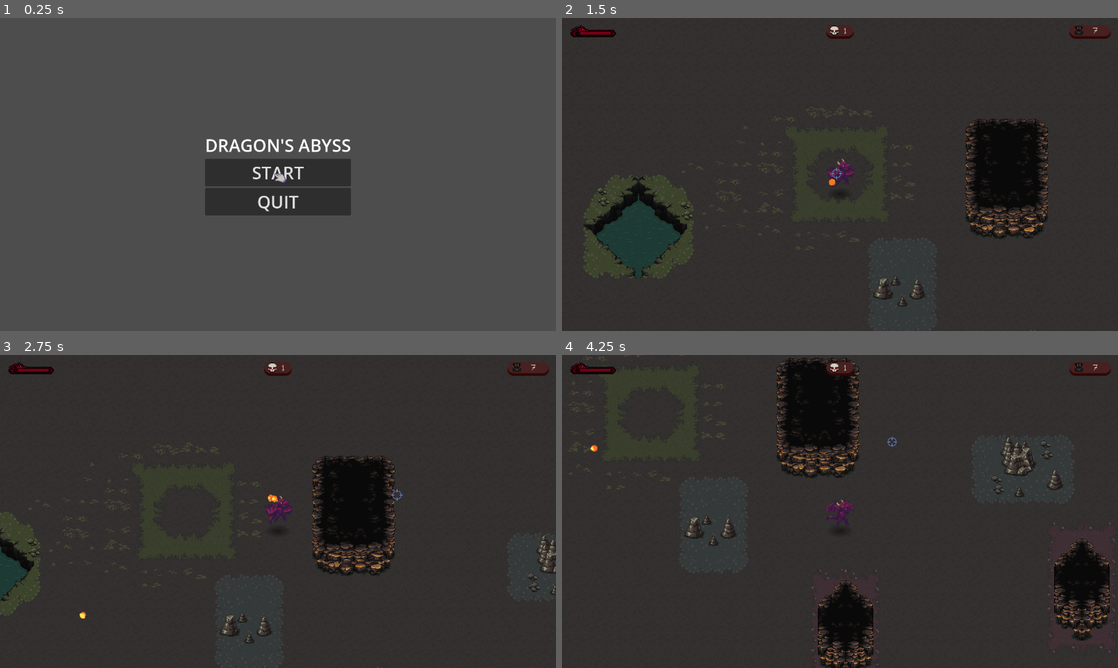
Above: before the commit, frames 1-4 (two rows, left to right).
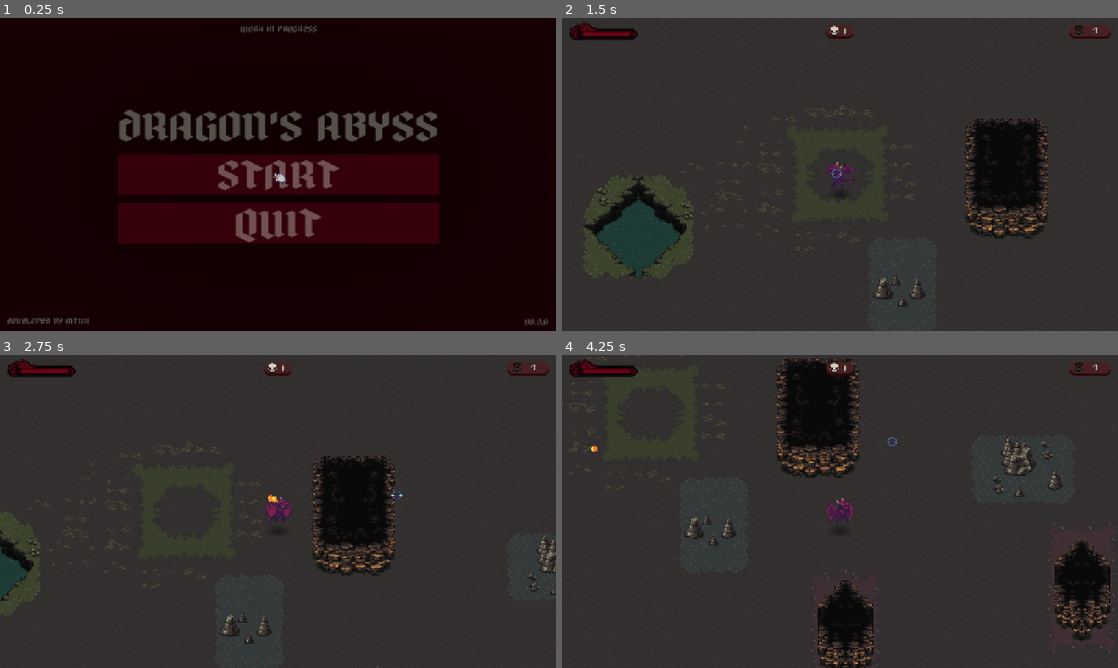
Above: after the commit, the same moments.

Repository: hgomezm92/dragons-abyss
Game: Godot game, scene res://scenes/ui/menu.tscn
The game is run twice, just before and just after one commit, with the same random seed, the same clock (stepped at 60 frames per second) and the same inputs.
Inputs (mouse positions are in pixels of both pictures, inside the frame that each line leads up to):
- Up to frame 1 (0.25 s): no input
- Up to frame 2 (1.5 s): click "START" at 0.5 s; click (840, 174) at 1.25 s, where only the run after the commit has a clickable "START"
- Up to frame 3 (2.75 s): move the mouse to (400, 495) at 2.02 s; hold D (move_right) from 2.03 s (still down); hold Space (shoot) from 2.03 s (still down); click (400, 495) at 2.17 s
- Up to frame 4 (4.25 s): move the mouse to (728, 527) at 2.77 s; release D (move_right) at 2.78 s; release Space (shoot) at 2.78 s; hold S (move_down) 2.78-3.53 s; tap Space (shoot) at 2.85 s; move the mouse to (895, 442) at 3.52 s; hold D (move_right) from 3.53 s (still down); hold Space (shoot) from 3.53 s (still down)

The runs differ from the first frame. In frame 1, 97% of the frame differs, in the area x 0-100%, y 0-100%; in frame 2, 1.3%; in frame 3, 1.4%; in frame 4, 1.9%.

Commit message:
Update menu designs

Diff:
--- a/project.godot
+++ b/project.godot
@@ -18,6 +18,7 @@
 
 window/size/viewport_width=1280
 window/size/viewport_height=720
+window/stretch/mode="canvas_items"
 
 [input]
 
--- a/scenes/ui/end_screen.tscn
+++ b/scenes/ui/end_screen.tscn
@@ -1,35 +1,64 @@
-[gd_scene load_steps=2 format=3 uid="uid://das7w6reo7w1e"]
+[gd_scene load_steps=9 format=3 uid="uid://das7w6reo7w1e"]
 
 [ext_resource type="Script" uid="uid://cicdnfnb5wkbm" path="res://scripts/ui/end_screen.gd" id="1_4ttpn"]
+[ext_resource type="Texture2D" uid="uid://by61cenmqvghj" path="res://themes/panel_menu.tres" id="2_h1n6l"]
+[ext_resource type="Theme" uid="uid://ytwaaicmtvpu" path="res://themes/fonts/fonts.tres" id="2_wgyui"]
+[ext_resource type="Theme" uid="uid://csg3kd0k6v0uk" path="res://themes/buttons/button.tres" id="3_53v5j"]
+[ext_resource type="StyleBox" uid="uid://cx1y1c5niktmr" path="res://themes/buttons/normal.tres" id="4_eok5x"]
+[ext_resource type="StyleBox" uid="uid://cd1ecq0wuooqr" path="res://themes/buttons/pressed.tres" id="5_h1n6l"]
+[ext_resource type="StyleBox" uid="uid://ceo5y8hndrelp" path="res://themes/buttons/hover.tres" id="6_w8f1j"]
+[ext_resource type="StyleBox" uid="uid://ds0rybawj1ohp" path="res://themes/buttons/focus.tres" id="7_0bhhc"]
 
 [node name="EndScreen" type="CanvasLayer"]
 process_mode = 3
 script = ExtResource("1_4ttpn")
 
-[node name="CenterContainer" type="CenterContainer" parent="."]
+[node name="Panel" type="TextureRect" parent="."]
+self_modulate = Color(1, 1, 1, 0.5)
 anchors_preset = 15
 anchor_right = 1.0
 anchor_bottom = 1.0
 grow_horizontal = 2
 grow_vertical = 2
+texture = ExtResource("2_h1n6l")
 
-[node name="VBoxContainer" type="VBoxContainer" parent="CenterContainer"]
+[node name="VBoxContainer" type="VBoxContainer" parent="Panel"]
+layout_mode = 1
+anchors_preset = 8
+anchor_left = 0.5
+anchor_top = 0.5
+anchor_right = 0.5
+anchor_bottom = 0.5
+offset_left = -260.0
+offset_top = -158.0
+offset_right = 260.0
+offset_bottom = 158.0
+grow_horizontal = 2
+grow_vertical = 2
+theme_override_constants/separation = 20
+
+[node name="Label" type="Label" parent="Panel/VBoxContainer"]
 layout_mode = 2
-
-[node name="Label" type="Label" parent="CenterContainer/VBoxContainer"]
-layout_mode = 2
-theme_override_font_sizes/font_size = 40
+theme = ExtResource("2_wgyui")
 text = "GAME OVER"
 
-[node name="Restart" type="Button" parent="CenterContainer/VBoxContainer"]
+[node name="Restart" type="Button" parent="Panel/VBoxContainer"]
 layout_mode = 2
-theme_override_font_sizes/font_size = 40
+theme = ExtResource("3_53v5j")
+theme_override_styles/normal = ExtResource("4_eok5x")
+theme_override_styles/pressed = ExtResource("5_h1n6l")
+theme_override_styles/hover = ExtResource("6_w8f1j")
+theme_override_styles/focus = ExtResource("7_0bhhc")
 text = "RESTART"
 
-[node name="Menu" type="Button" parent="CenterContainer/VBoxContainer"]
+[node name="Menu" type="Button" parent="Panel/VBoxContainer"]
 layout_mode = 2
-theme_override_font_sizes/font_size = 40
+theme = ExtResource("3_53v5j")
+theme_override_styles/normal = ExtResource("4_eok5x")
+theme_override_styles/pressed = ExtResource("5_h1n6l")
+theme_override_styles/hover = ExtResource("6_w8f1j")
+theme_override_styles/focus = ExtResource("7_0bhhc")
 text = "MENU"
 
-[connection signal="pressed" from="CenterContainer/VBoxContainer/Restart" to="." method="_on_restart_pressed"]
-[connection signal="pressed" from="CenterContainer/VBoxContainer/Menu" to="." method="_on_menu_pressed"]
+[connection signal="pressed" from="Panel/VBoxContainer/Restart" to="." method="_on_restart_pressed"]
+[connection signal="pressed" from="Panel/VBoxContainer/Menu" to="." method="_on_menu_pressed"]
--- a/scenes/ui/hud.tscn
+++ b/scenes/ui/hud.tscn
@@ -3,7 +3,7 @@
 [ext_resource type="Texture2D" uid="uid://lt81gqg73cf7" path="res://assets/animations/ui/dragonhpbar.png" id="1_ahhtf"]
 [ext_resource type="Script" uid="uid://c4i1j57up62w0" path="res://scripts/ui/hud.gd" id="1_oo0fn"]
 [ext_resource type="Texture2D" uid="uid://oy7f7cxypq6q" path="res://assets/sprites/FreeHorrorUi.png" id="3_bo48s"]
-[ext_resource type="FontFile" uid="uid://c1s37wbiww22t" path="res://assets/fonts/Mork Dungeon.ttf" id="4_8qguk"]
+[ext_resource type="Theme" uid="uid://ytwaaicmtvpu" path="res://themes/fonts/fonts.tres" id="4_136eg"]
 
 [sub_resource type="AtlasTexture" id="AtlasTexture_oo0fn"]
 atlas = ExtResource("1_ahhtf")
@@ -94,8 +94,9 @@
 offset_right = 40.0
 offset_bottom = 40.0
 
-[node name="AnimatedSprite2D" type="AnimatedSprite2D" parent="Control"]
-position = Vector2(72, 32)
+[node name="HealthBar" type="AnimatedSprite2D" parent="Control"]
+position = Vector2(96.00001, 32)
+scale = Vector2(1.5, 1.5)
 sprite_frames = SubResource("SpriteFrames_mphia")
 
 [node name="EnemiesLeftBackground" type="Sprite2D" parent="Control"]
@@ -114,8 +115,7 @@
 offset_top = 3.0
 offset_right = 672.0
 offset_bottom = 58.0
-theme_override_colors/font_color = Color(0.84313726, 0.8156863, 0.7529412, 1)
-theme_override_fonts/font = ExtResource("4_8qguk")
+theme = ExtResource("4_136eg")
 theme_override_font_sizes/font_size = 16
 horizontal_alignment = 1
 vertical_alignment = 1
@@ -136,8 +136,8 @@
 offset_top = 18.0
 offset_right = 1248.0
 offset_bottom = 41.0
-theme_override_colors/font_color = Color(0.84313726, 0.8156863, 0.7529412, 1)
-theme_override_fonts/font = ExtResource("4_8qguk")
+theme = ExtResource("4_136eg")
+theme_override_font_sizes/font_size = 16
 horizontal_alignment = 1
 vertical_alignment = 1
 autowrap_mode = 2
--- a/scenes/ui/menu.tscn
+++ b/scenes/ui/menu.tscn
@@ -1,40 +1,126 @@
-[gd_scene load_steps=4 format=3 uid="uid://duu6ce53aitov"]
+[gd_scene load_steps=12 format=3 uid="uid://duu6ce53aitov"]
 
 [ext_resource type="Script" uid="uid://dfmenro3a67pm" path="res://scripts/ui/menu.gd" id="1_wedc3"]
 [ext_resource type="PackedScene" uid="uid://mqy6u8kyumo6" path="res://scenes/main/main.tscn" id="2_c2n5p"]
+[ext_resource type="Texture2D" uid="uid://by61cenmqvghj" path="res://themes/panel_menu.tres" id="3_288ov"]
 [ext_resource type="PackedScene" uid="uid://b6ajjw14dik3m" path="res://scenes/ui/cursor.tscn" id="3_c2n5p"]
+[ext_resource type="Theme" uid="uid://ytwaaicmtvpu" path="res://themes/fonts/fonts.tres" id="3_w6y0u"]
+[ext_resource type="Theme" uid="uid://csg3kd0k6v0uk" path="res://themes/buttons/button.tres" id="4_cx0sj"]
+[ext_resource type="StyleBox" uid="uid://cx1y1c5niktmr" path="res://themes/buttons/normal.tres" id="5_1pxh0"]
+[ext_resource type="StyleBox" uid="uid://cd1ecq0wuooqr" path="res://themes/buttons/pressed.tres" id="6_e11en"]
+[ext_resource type="StyleBox" uid="uid://ceo5y8hndrelp" path="res://themes/buttons/hover.tres" id="7_288ov"]
+[ext_resource type="StyleBox" uid="uid://ds0rybawj1ohp" path="res://themes/buttons/focus.tres" id="8_e11en"]
+
+[sub_resource type="StyleBoxFlat" id="StyleBoxFlat_288ov"]
+bg_color = Color(0, 0, 0, 1)
 
 [node name="Menu" type="CanvasLayer"]
 script = ExtResource("1_wedc3")
 _main = ExtResource("2_c2n5p")
 
-[node name="CenterContainer" type="CenterContainer" parent="."]
+[node name="Background" type="Panel" parent="."]
 anchors_preset = 15
 anchor_right = 1.0
 anchor_bottom = 1.0
 grow_horizontal = 2
 grow_vertical = 2
+theme_override_styles/panel = SubResource("StyleBoxFlat_288ov")
 
-[node name="VBoxContainer" type="VBoxContainer" parent="CenterContainer"]
-layout_mode = 2
+[node name="Panel" type="TextureRect" parent="."]
+anchors_preset = 15
+anchor_right = 1.0
+anchor_bottom = 1.0
+grow_horizontal = 2
+grow_vertical = 2
+texture = ExtResource("3_288ov")
+
+[node name="VBoxContainer" type="VBoxContainer" parent="Panel"]
+layout_mode = 1
+anchors_preset = 8
+anchor_left = 0.5
+anchor_top = 0.5
+anchor_right = 0.5
+anchor_bottom = 0.5
+offset_left = -369.5
+offset_top = -158.0
+offset_right = 369.5
+offset_bottom = 158.0
+grow_horizontal = 2
+grow_vertical = 2
+theme_override_constants/separation = 20
 alignment = 1
 
-[node name="Label" type="Label" parent="CenterContainer/VBoxContainer"]
+[node name="Label" type="Label" parent="Panel/VBoxContainer"]
 layout_mode = 2
-theme_override_font_sizes/font_size = 40
+theme = ExtResource("3_w6y0u")
 text = "DRAGON'S ABYSS"
 
-[node name="Start" type="Button" parent="CenterContainer/VBoxContainer"]
+[node name="Start" type="Button" parent="Panel/VBoxContainer"]
 layout_mode = 2
-theme_override_font_sizes/font_size = 40
+theme = ExtResource("4_cx0sj")
+theme_override_styles/normal = ExtResource("5_1pxh0")
+theme_override_styles/pressed = ExtResource("6_e11en")
+theme_override_styles/hover = ExtResource("7_288ov")
+theme_override_styles/focus = ExtResource("8_e11en")
 text = "START"
 
-[node name="Quit" type="Button" parent="CenterContainer/VBoxContainer"]
+[node name="Quit" type="Button" parent="Panel/VBoxContainer"]
 layout_mode = 2
-theme_override_font_sizes/font_size = 40
+theme = ExtResource("4_cx0sj")
+theme_override_styles/normal = ExtResource("5_1pxh0")
+theme_override_styles/pressed = ExtResource("6_e11en")
+theme_override_styles/hover = ExtResource("7_288ov")
+theme_override_styles/focus = ExtResource("8_e11en")
 text = "QUIT"
+
+[node name="Version" type="Label" parent="Panel"]
+layout_mode = 1
+anchors_preset = -1
+anchor_left = 1.0
+anchor_top = 1.0
+anchor_right = 1.0
+anchor_bottom = 1.0
+offset_left = -72.0
+offset_top = -32.0
+offset_right = -18.0
+offset_bottom = -9.0
+grow_horizontal = 0
+grow_vertical = 0
+theme = ExtResource("3_w6y0u")
+theme_override_font_sizes/font_size = 16
+text = "v0.0.8"
+horizontal_alignment = 1
+vertical_alignment = 1
+
+[node name="Developer" type="Label" parent="Panel"]
+layout_mode = 1
+anchors_preset = -1
+anchor_top = 1.0
+anchor_bottom = 1.0
+offset_left = 16.0
+offset_top = -32.0
+offset_right = 205.0
+offset_bottom = -9.0
+grow_vertical = 0
+theme = ExtResource("3_w6y0u")
+theme_override_font_sizes/font_size = 16
+text = "Developed by Aituk"
+
+[node name="InProgress" type="Label" parent="Panel"]
+layout_mode = 1
+anchors_preset = -1
+anchor_left = 0.5
+anchor_right = 0.5
+offset_left = -88.0
+offset_top = 16.0
+offset_right = 90.0
+offset_bottom = 35.0
+grow_horizontal = 2
+theme = ExtResource("3_w6y0u")
+theme_override_font_sizes/font_size = 16
+text = "WORK IN PROGRESS"
 
 [node name="Cursor" parent="." instance=ExtResource("3_c2n5p")]
 
-[connection signal="pressed" from="CenterContainer/VBoxContainer/Start" to="." method="_on_start_pressed"]
-[connection signal="pressed" from="CenterContainer/VBoxContainer/Quit" to="." method="_on_quit_pressed"]
+[connection signal="pressed" from="Panel/VBoxContainer/Start" to="." method="_on_start_pressed"]
+[connection signal="pressed" from="Panel/VBoxContainer/Quit" to="." method="_on_quit_pressed"]
--- a/scenes/ui/pause_menu.tscn
+++ b/scenes/ui/pause_menu.tscn
@@ -1,42 +1,76 @@
-[gd_scene load_steps=2 format=3 uid="uid://cw6vq5coxkkih"]
+[gd_scene load_steps=9 format=3 uid="uid://cw6vq5coxkkih"]
 
 [ext_resource type="Script" uid="uid://c4iguackufrim" path="res://scripts/ui/pause_menu.gd" id="1_6tw0m"]
+[ext_resource type="Theme" uid="uid://ytwaaicmtvpu" path="res://themes/fonts/fonts.tres" id="2_0lmf7"]
+[ext_resource type="Texture2D" uid="uid://by61cenmqvghj" path="res://themes/panel_menu.tres" id="2_2rlsb"]
+[ext_resource type="Theme" uid="uid://csg3kd0k6v0uk" path="res://themes/buttons/button.tres" id="3_f6eus"]
+[ext_resource type="StyleBox" uid="uid://cx1y1c5niktmr" path="res://themes/buttons/normal.tres" id="4_8fwbo"]
+[ext_resource type="StyleBox" uid="uid://cd1ecq0wuooqr" path="res://themes/buttons/pressed.tres" id="5_2rlsb"]
+[ext_resource type="StyleBox" uid="uid://ceo5y8hndrelp" path="res://themes/buttons/hover.tres" id="6_coo1x"]
+[ext_resource type="StyleBox" uid="uid://ds0rybawj1ohp" path="res://themes/buttons/focus.tres" id="7_2jkta"]
 
 [node name="PauseMenu" type="CanvasLayer"]
 process_mode = 3
 script = ExtResource("1_6tw0m")
 
-[node name="CenterContainer" type="CenterContainer" parent="."]
-anchors_preset = 13
-anchor_left = 0.5
-anchor_right = 0.5
+[node name="Panel" type="TextureRect" parent="."]
+self_modulate = Color(1, 1, 1, 0.5)
+anchors_preset = 15
+anchor_right = 1.0
 anchor_bottom = 1.0
-offset_left = -4.0
-offset_right = 4.0
 grow_horizontal = 2
 grow_vertical = 2
+texture = ExtResource("2_2rlsb")
 
-[node name="VBoxContainer" type="VBoxContainer" parent="CenterContainer"]
+[node name="VBoxContainer" type="VBoxContainer" parent="Panel"]
+layout_mode = 1
+anchors_preset = 8
+anchor_left = 0.5
+anchor_top = 0.5
+anchor_right = 0.5
+anchor_bottom = 0.5
+offset_left = -201.0
+offset_top = -214.0
+offset_right = 201.0
+offset_bottom = 214.0
+grow_horizontal = 2
+grow_vertical = 2
+theme_override_constants/separation = 20
+
+[node name="Text" type="Label" parent="Panel/VBoxContainer"]
 layout_mode = 2
-
-[node name="Text" type="Label" parent="CenterContainer/VBoxContainer"]
-layout_mode = 2
+theme = ExtResource("2_0lmf7")
 text = "PAUSE"
 horizontal_alignment = 1
 vertical_alignment = 1
 
-[node name="Resume" type="Button" parent="CenterContainer/VBoxContainer"]
+[node name="Resume" type="Button" parent="Panel/VBoxContainer"]
 layout_mode = 2
+theme = ExtResource("3_f6eus")
+theme_override_styles/normal = ExtResource("4_8fwbo")
+theme_override_styles/pressed = ExtResource("5_2rlsb")
+theme_override_styles/hover = ExtResource("6_coo1x")
+theme_override_styles/focus = ExtResource("7_2jkta")
 text = "RESUME"
 
-[node name="Restart" type="Button" parent="CenterContainer/VBoxContainer"]
+[node name="Restart" type="Button" parent="Panel/VBoxContainer"]
 layout_mode = 2
+theme = ExtResource("3_f6eus")
+theme_override_styles/normal = ExtResource("4_8fwbo")
+theme_override_styles/pressed = ExtResource("5_2rlsb")
+theme_override_styles/hover = ExtResource("6_coo1x")
+theme_override_styles/focus = ExtResource("7_2jkta")
 text = "RESTART"
 
-[node name="Menu" type="Button" parent="CenterContainer/VBoxContainer"]
+[node name="Menu" type="Button" parent="Panel/VBoxContainer"]
 layout_mode = 2
+theme = ExtResource("3_f6eus")
+theme_override_styles/normal = ExtResource("4_8fwbo")
+theme_override_styles/pressed = ExtResource("5_2rlsb")
+theme_override_styles/hover = ExtResource("6_coo1x")
+theme_override_styles/focus = ExtResource("7_2jkta")
 text = "MENU"
 
-[connection signal="pressed" from="CenterContainer/VBoxContainer/Resume" to="." method="_on_resume_pressed"]
-[connection signal="pressed" from="CenterContainer/VBoxContainer/Restart" to="." method="_on_restart_pressed"]
-[connection signal="pressed" from="CenterContainer/VBoxContainer/Menu" to="." method="_on_menu_pressed"]
+[connection signal="pressed" from="Panel/VBoxContainer/Resume" to="." method="_on_resume_pressed"]
+[connection signal="pressed" from="Panel/VBoxContainer/Restart" to="." method="_on_restart_pressed"]
+[connection signal="pressed" from="Panel/VBoxContainer/Menu" to="." method="_on_menu_pressed"]
--- a/scenes/ui/wave_message.tscn
+++ b/scenes/ui/wave_message.tscn
@@ -1,6 +1,6 @@
 [gd_scene load_steps=2 format=3 uid="uid://7atdlx1ni5r1"]
 
-[ext_resource type="FontFile" uid="uid://c1s37wbiww22t" path="res://assets/fonts/Mork Dungeon.ttf" id="1_wxq66"]
+[ext_resource type="Theme" uid="uid://ytwaaicmtvpu" path="res://themes/fonts/fonts.tres" id="1_loqba"]
 
 [node name="WaveMessage" type="CanvasLayer"]
 
@@ -10,10 +10,8 @@
 anchor_bottom = 1.0
 grow_horizontal = 2
 grow_vertical = 2
-theme_override_colors/font_color = Color(0.84313726, 0.8156863, 0.7529412, 1)
+theme = ExtResource("1_loqba")
 theme_override_constants/outline_size = 5
-theme_override_fonts/font = ExtResource("1_wxq66")
-theme_override_font_sizes/font_size = 40
 text = "WAVE FINISHED
 BE READY!"
 horizontal_alignment = 1
--- a/scripts/ui/hud.gd
+++ b/scripts/ui/hud.gd
@@ -1,6 +1,6 @@
 extends CanvasLayer
 
-@onready var _health_bar = $Control/AnimatedSprite2D
+@onready var _health_bar = $Control/HealthBar
 @onready var _wave_counter = $Control/Wave
 @onready var _enemies_left = $Control/EnemiesLeft
 
--- a/scripts/ui/menu.gd
+++ b/scripts/ui/menu.gd
@@ -3,9 +3,24 @@
 
 @export var _main: PackedScene
 
+func _ready() -> void:
+	get_child(1).modulate.a = 0.0
+	create_tween().tween_property(
+		get_child(1),
+		"modulate:a",
+		1.0,
+		1
+	).set_trans(Tween.TRANS_SINE).set_ease(Tween.EASE_OUT)
+
 func _on_start_pressed() -> void:
+	create_tween().tween_property(
+		get_child(1),
+		"modulate:a",
+		0.0,
+		1
+	).set_trans(Tween.TRANS_SINE).set_ease(Tween.EASE_OUT)
+	await get_tree().create_timer(0.75).timeout
 	get_tree().change_scene_to_packed(_main)
-
 
 func _on_quit_pressed() -> void:
 	get_tree().quit()
--- /dev/null
+++ b/themes/buttons/button.tres
@@ -0,0 +1,14 @@
+[gd_resource type="Theme" load_steps=2 format=3 uid="uid://csg3kd0k6v0uk"]
+
+[ext_resource type="FontFile" uid="uid://o67io2n8l6rb" path="res://assets/fonts/Gotfridus.ttf" id="1_6krii"]
+
+[resource]
+Button/colors/font_color = Color(0.84313726, 0.8156863, 0.7529412, 1)
+Button/colors/font_focus_color = Color(0.84313726, 0.8156863, 0.7529412, 1)
+Button/colors/font_hover_color = Color(0.84313726, 0.8156863, 0.7529412, 1)
+Button/colors/font_hover_pressed_color = Color(0.84313726, 0.8156863, 0.7529412, 1)
+Button/colors/font_outline_color = Color(0, 0, 0, 1)
+Button/colors/font_pressed_color = Color(0.84313726, 0.8156863, 0.7529412, 1)
+Button/constants/outline_size = 5
+Button/font_sizes/font_size = 80
+Button/fonts/font = ExtResource("1_6krii")
--- /dev/null
+++ b/themes/buttons/focus.tres
@@ -0,0 +1,9 @@
+[gd_resource type="StyleBoxFlat" format=3 uid="uid://ds0rybawj1ohp"]
+
+[resource]
+draw_center = false
+border_width_left = 2
+border_width_top = 2
+border_width_right = 2
+border_width_bottom = 2
+border_color = Color(0.078431375, 0, 0.015686275, 1)
--- /dev/null
+++ b/themes/buttons/hover.tres
@@ -0,0 +1,4 @@
+[gd_resource type="StyleBoxFlat" format=3 uid="uid://ceo5y8hndrelp"]
+
+[resource]
+bg_color = Color(0.8784314, 0, 0.1764706, 1)
--- /dev/null
+++ b/themes/buttons/normal.tres
@@ -0,0 +1,4 @@
+[gd_resource type="StyleBoxFlat" format=3 uid="uid://cx1y1c5niktmr"]
+
+[resource]
+bg_color = Color(0.43853056, 0, 0.08636185, 1)
--- /dev/null
+++ b/themes/buttons/pressed.tres
@@ -0,0 +1,4 @@
+[gd_resource type="StyleBoxFlat" format=3 uid="uid://cd1ecq0wuooqr"]
+
+[resource]
+bg_color = Color(0.56078434, 0, 0.11372549, 1)
--- /dev/null
+++ b/themes/fonts/fonts.tres
@@ -0,0 +1,13 @@
+[gd_resource type="Theme" load_steps=2 format=3 uid="uid://ytwaaicmtvpu"]
+
+[ext_resource type="FontFile" uid="uid://o67io2n8l6rb" path="res://assets/fonts/Gotfridus.ttf" id="1_akk7k"]
+
+[resource]
+Label/colors/font_color = Color(0.84313726, 0.8156863, 0.7529412, 1)
+Label/colors/font_outline_color = Color(0, 0, 0, 1)
+Label/colors/font_shadow_color = Color(0, 0, 0, 1)
+Label/constants/outline_size = 1
+Label/constants/shadow_offset_x = 1
+Label/constants/shadow_offset_y = 1
+Label/font_sizes/font_size = 80
+Label/fonts/font = ExtResource("1_akk7k")
--- /dev/null
+++ b/themes/panel_menu.tres
@@ -0,0 +1,10 @@
+[gd_resource type="GradientTexture2D" load_steps=2 format=3 uid="uid://by61cenmqvghj"]
+
+[sub_resource type="Gradient" id="Gradient_e11en"]
+colors = PackedColorArray(0.16007765, 0, 0.025840001, 1, 0.2400937, 0, 0.050708726, 1)
+
+[resource]
+gradient = SubResource("Gradient_e11en")
+fill = 1
+fill_from = Vector2(0.5, 0.5)
+fill_to = Vector2(1, 1)
Binary file removed: assets/animations/enemies/sprGhost3.png
Not shown, removed: assets/animations/enemies/sprGhost3.png.import
Binary file removed: assets/animations/projectiles/sprFirebolt.png
Not shown, removed: assets/animations/projectiles/sprFirebolt.png.import
Binary file added: assets/fonts/Gotfridus.ttf
Not shown, changed: assets/fonts/Gotfridus.ttf.import
Binary file removed: assets/fonts/Mork Dungeon.ttf
